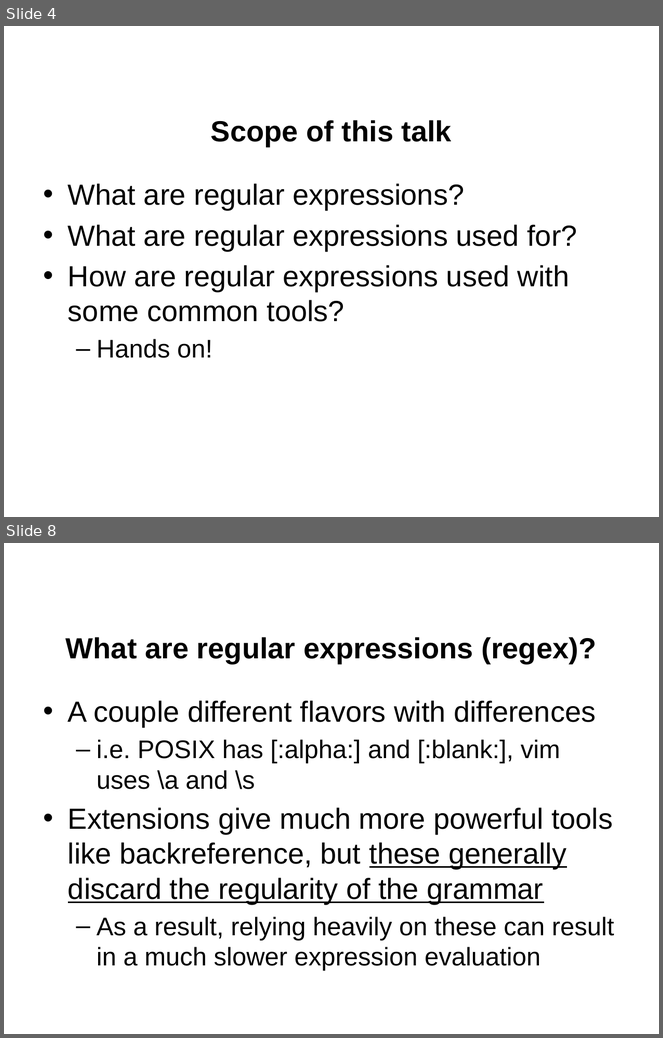
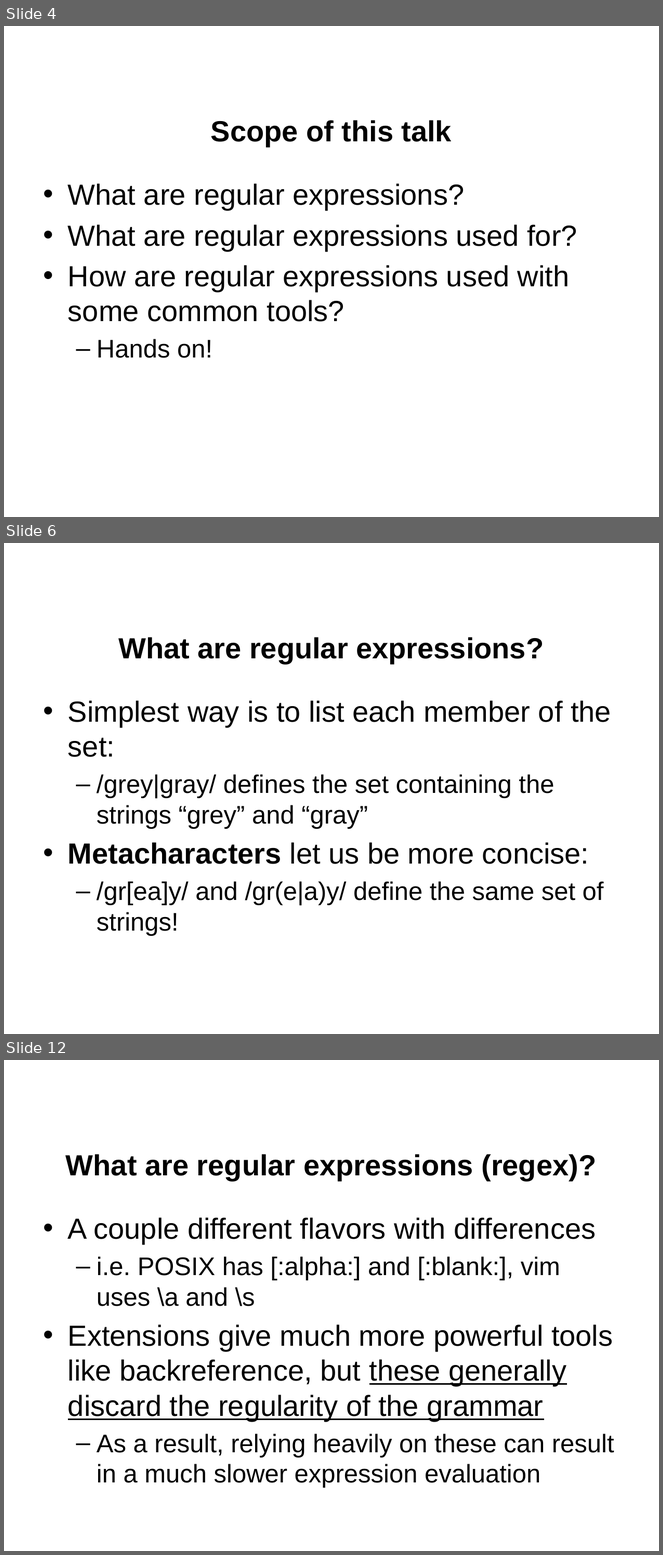
Before and after one commit to jgerity/talks, a slide deck: 2017/computing_workgroup/regex/regular_expressions.pptx. Shown one above the other, each under a label of ours: slides 4 and 8 before the commit, slides 4, 6 and 12 after it; the slides between them are not shown. The pictures are 663x1038 and 663x1555 pixels, drawn with LibreOffice and Linux fonts; fonts in the diff are those of the drawing; background and template pictures are left out. Boxes give left, top, right and bottom in pixels: in the first picture for what was removed or moved away, otherwise in the second. Text is boxed around its words. In the diff, an @@ line names an element or a change of style, - is before the commit and + after.

Commit message:
Added some example regex, metacharacter table, state machine figure

```diff
--- a/2017/computing_workgroup/regex/regular_expressions.pptx
+++ b/2017/computing_workgroup/regex/regular_expressions.pptx
@@ slide 6 added at [4, 543, 659, 1034], background picture (left out) @@
@@ title added at [118, 637, 544, 664], 32 pt, text #000000, bold @@
+What are regular expressions?
@@ text added at [68, 701, 611, 936], 28 pt, text #000000 @@
+• Simplest way is to list each member of the set:
+  – /grey|gray/ defines the set containing the strings “grey” and “gray”
+• Metacharacters let us be more concise:
+  – /gr[ea]y/ and /gr(e|a)y/ define the same set of strings!
@@ what was slide 8 is now slide 12 @@
```
Also in this commit, not shown: 4 slides changed, 4 other slides added, 1 slide removed.
